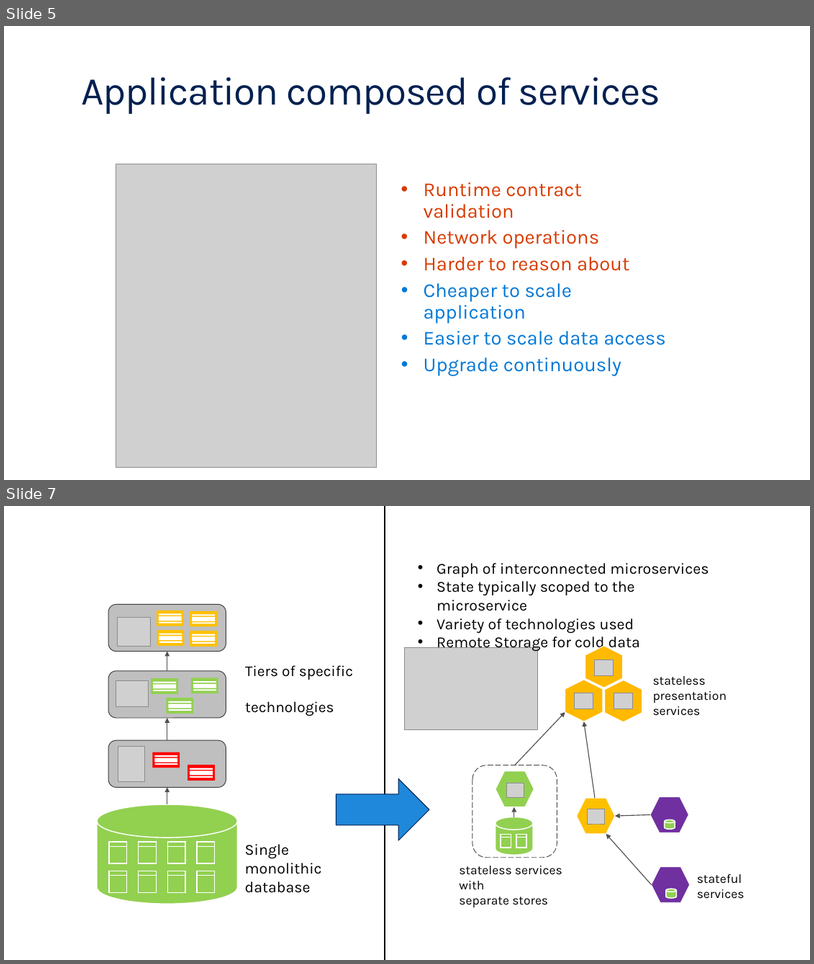
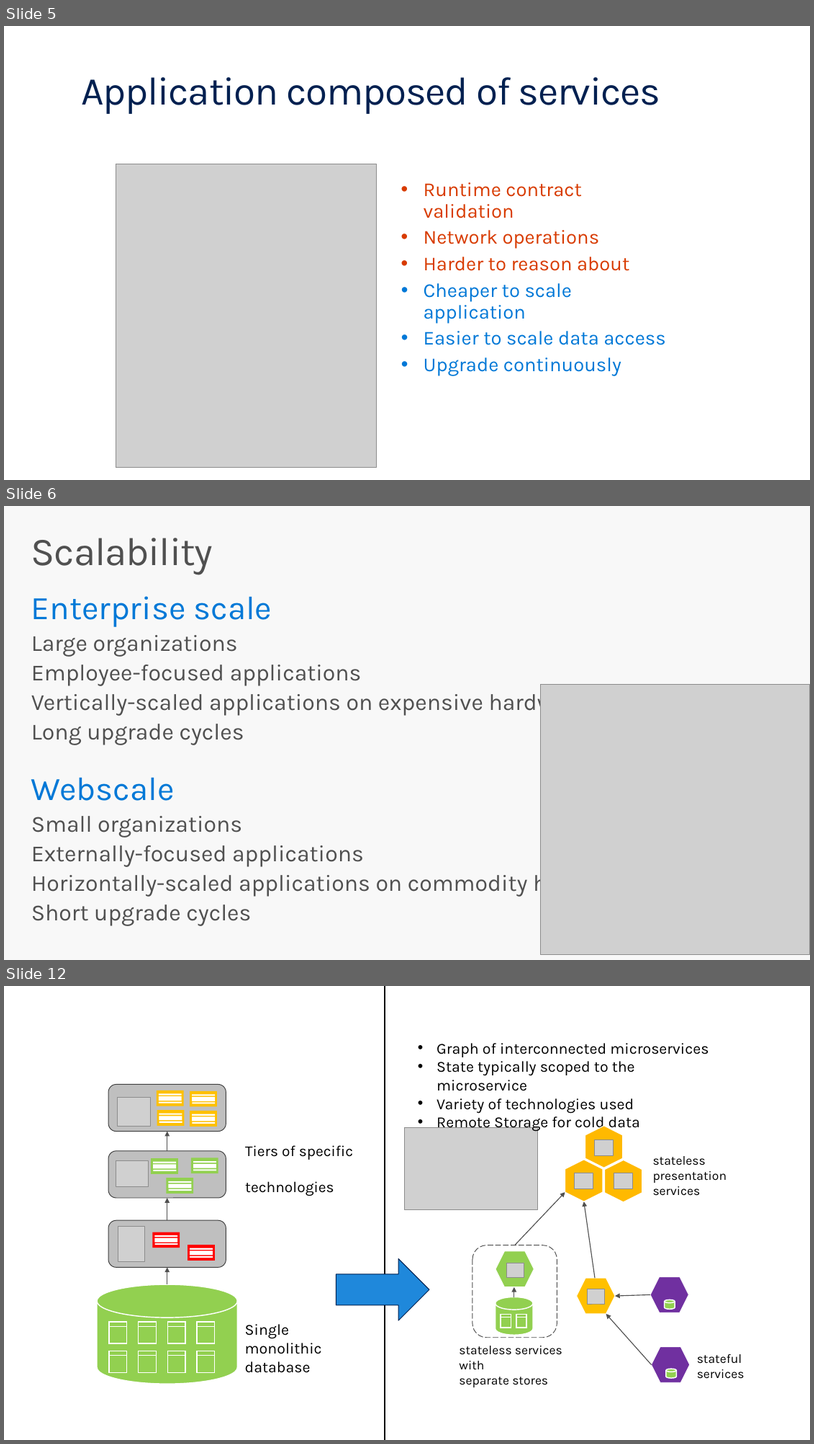
Before and after one commit to brentstineman/PersonalStuff, a slide deck: Presentations/Service Fabric/ServiceFabric Overview.pptx. Shown one above the other, each under a label of ours: slides 5 and 7 before the commit, slides 5, 6 and 12 after it; the slides between them are not shown. The pictures are 814x964 and 814x1444 pixels, drawn with LibreOffice and Linux fonts; fonts in the diff are those of the drawing; grey boxes stand for pictures; background and template pictures are left out. Boxes give left, top, right and bottom in pixels: in the first picture for what was removed or moved away, otherwise in the second. Text is boxed around its words. In the diff, an @@ line names an element or a change of style, - is before the commit and + after.

```diff
--- a/Presentations/Service Fabric/ServiceFabric Overview.pptx
+++ b/Presentations/Service Fabric/ServiceFabric Overview.pptx
@@ slide 6 added at <box>4,506,810,960</box>, background #F8F8F8 @@
@@ title added at <box>31,538,213,575</box>, 48 pt, text #505050 @@
+Scalability
@@ text added at <box>31,596,631,926</box>, 28 pt, text #505050 @@
+Enterprise scale
+  Large organizations
+  Employee-focused applications
+  Vertically-scaled applications on expensive hardware
+  Long upgrade cycles
+Webscale
+  Small organizations
+  Externally-focused applications
+  Horizontally-scaled applications on commodity hardware
+  Short upgrade cycles
@@ picture added at <box>540,685,810,955</box> @@
@@ what was slide 7 is now slide 12 @@
```
Also in this commit, not shown: 10 other slides added, 1 slide removed, 1 other file.
